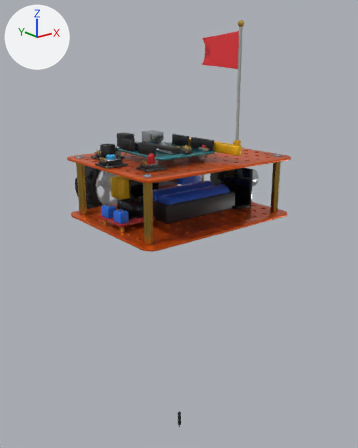
The glTF model public/robot3d/robot-kit.glb, before and after one commit.
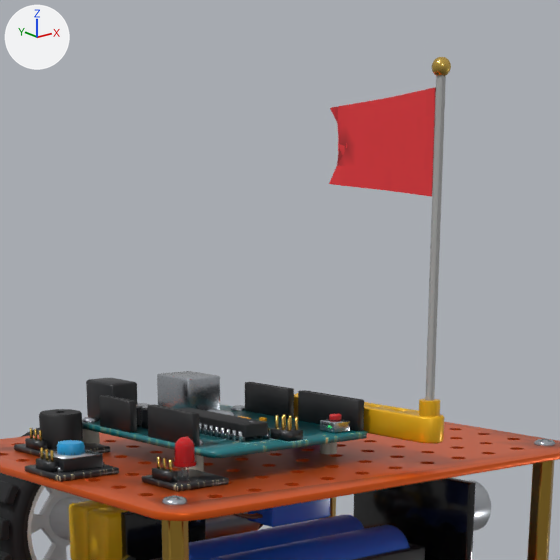
Each version appears first whole from a camera (50 mm lens) standing at (-0.2555, -0.3189, 0.1344) and looking at (0.011, 0.0143, 0.0011), and next in a close-up on the part from 24% to 79% of the width and 0% to 44% of the height. Every picture has the same lights, and +X, +Y and +Z are marked at upper left. The first two pictures are the older version. Where no turn or scale is listed for an object, it has been applied to the vertices. Vertices at exactly the same position are counted once.

Objects in the first close-up: 'board_static', 'chassis_battery', 'chassis_plate_upper', 'chassis_standoffs', 'mast', 'pennant', 'rim', 'servo_arm', 'tt_bracket', 'tt_gearbox', 'tyre', 'ultrasonic_static' and 8 more.
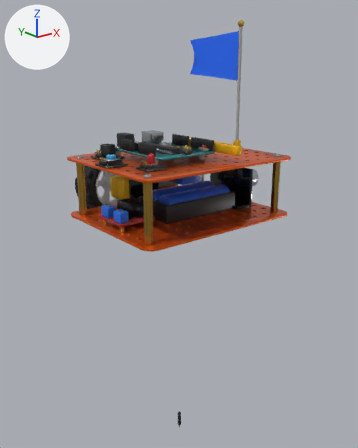
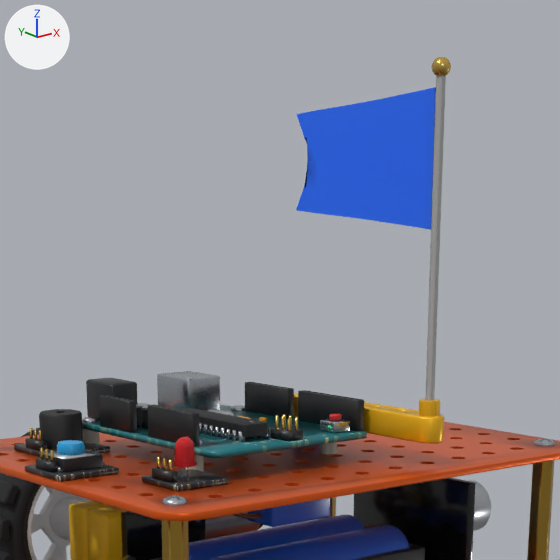
What differs and where, as boxes [x1, y1, x2, y2] in the close-ups (560 x 560 px; the box of a moved part takes in the faces that stretch with it):
'pennant', reshaped (31% wider, 30% taller)
    before: [329, 87, 436, 197]
    after: [296, 87, 436, 230]
part 1 of me_pennant_001, moved or reshaped
    before: [329, 107, 348, 185]
    after: [296, 112, 313, 212]
part 2 of me_pennant_001, recoloured
    before: [337, 124, 391, 190]
    after: [306, 135, 376, 219]
part 3 of me_pennant_001, recoloured
    before: [337, 87, 436, 197]
    after: [306, 87, 436, 230]

Patch to the scene script:
```diff
--- a/public/robot3d/robot-kit.glb.py
+++ b/public/robot3d/robot-kit.glb.py
@@ mat_flag_blue @@
+mat_flag_blue = bpy.data.materials.new('flag_blue')
+# nodes: BsdfPrincipled, Mix, OutputMaterial, VertexColor
+# colours: blue #1f6bff, mixed with the vertex colours
@@ me_pennant_001 @@
 # used by ob_pennant; location = (0.015, -0.051, 0.1601)
-me_pennant_001.from_pydata(...)  # 130 vertices, 256 faces; spans x -0.0021..0.0007, y 0.0014..0.0394, z -0.026..0.0
+me_pennant_001.from_pydata(...)  # 130 vertices, 256 faces; spans x -0.0021..0.0007, y 0.0014..0.0534, z -0.0342..0.0
+# me_pennant_001 part 1: 128 of 130 vertices moved; they spanned x -0.0021..0.0007, y 0.0014..0.0394, z -0.026..-0.0003 and now span x -0.0021..0.0007, y 0.0014..0.0534, z -0.0342..-0.0004; mean shift (0.0, 0.0071, -0.0041); largest move (-0.0017, 0.0394, -0.0227) -> (-0.0017, 0.0534, -0.0298)
+# me_pennant_001 part 2: 24 kept faces spanning x -0.002..0.0006, y 0.0015..0.0491, z -0.0337..0.0 get new vertex colours; the middle colour goes from white #fbfbfb to white #ffffff
+# me_pennant_001 part 3: 232 faces spanning x -0.0021..0.0007, y 0.0014..0.0534, z -0.0342..0.0 switch from mat_flag_red to mat_flag_blue
```
